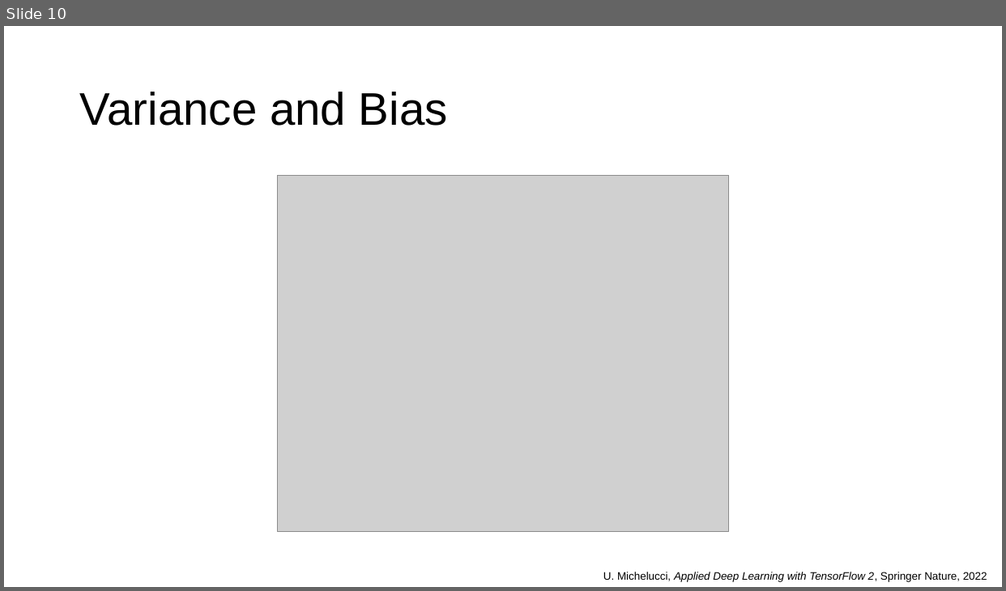
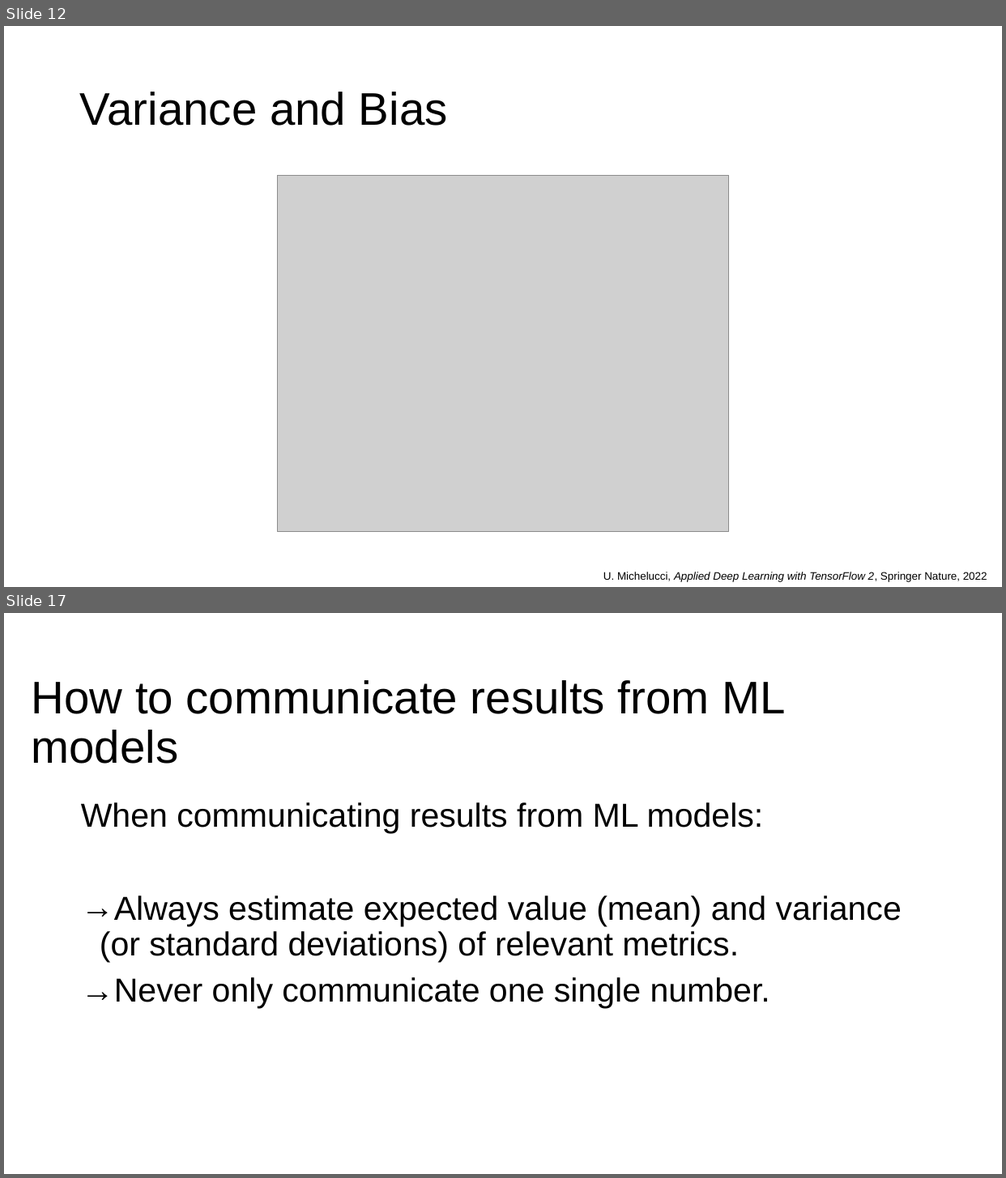
Before and after one commit to toelt-llc/MSCA-ITN-PARENT, a slide deck: DETERMINED2022/Introduction to model validation and unbalanced datasets/DETERMINED2022-toelt-Model_Validation_lecture_michelucci.pptx. Shown one above the other, each under a label of ours: slide 10 before the commit, slides 12 and 17 after it; the slides between them are not shown. The pictures are 1006x591 and 1006x1178 pixels, drawn with LibreOffice and Linux fonts; fonts in the diff are those of the drawing; grey boxes stand for pictures; background and template pictures are left out. Boxes give left, top, right and bottom in pixels: in the first picture for what was removed or moved away, otherwise in the second. Text is boxed around its words. In the diff, an @@ line names an element or a change of style, - is before the commit and + after.

```diff
--- a/DETERMINED2022/Introduction to model validation and unbalanced datasets/DETERMINED2022-toelt-Model_Validation_lecture_michelucci.pptx
+++ b/DETERMINED2022/Introduction to model validation and unbalanced datasets/DETERMINED2022-toelt-Model_Validation_lecture_michelucci.pptx
@@ slide 17 added at (x1=4, y1=613, x2=1002, y2=1174), background #FFFFFF @@
@@ title added at (x1=31, y1=680, x2=785, y2=764), 44 pt, text #000000 @@
+How to communicate results from ML models
@@ text added at (x1=81, y1=803, x2=901, y2=1009), 32 pt, text #000000 @@
+When communicating results from ML models:
+→ Always estimate expected value (mean) and variance (or standard deviations) of relevant metrics.
+→Never only communicate one single number.
@@ what was slide 10 is now slide 12 @@
```
Also in this commit, not shown: 7 slides changed, 6 other slides added, 2 slides removed, 2 other files.
